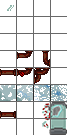
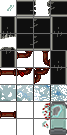
The second 67px x 135px image is a revision of the first. Changes to its layers:
painted on "Ebene 4" over [46, 103, 65, 134]
showed "Ebene" over [0, 0, 67, 84]
